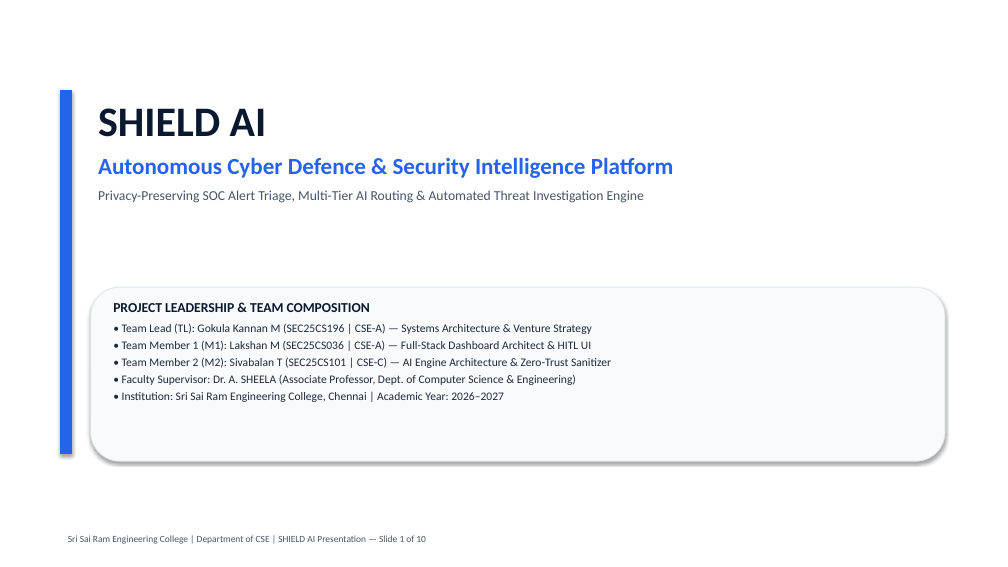
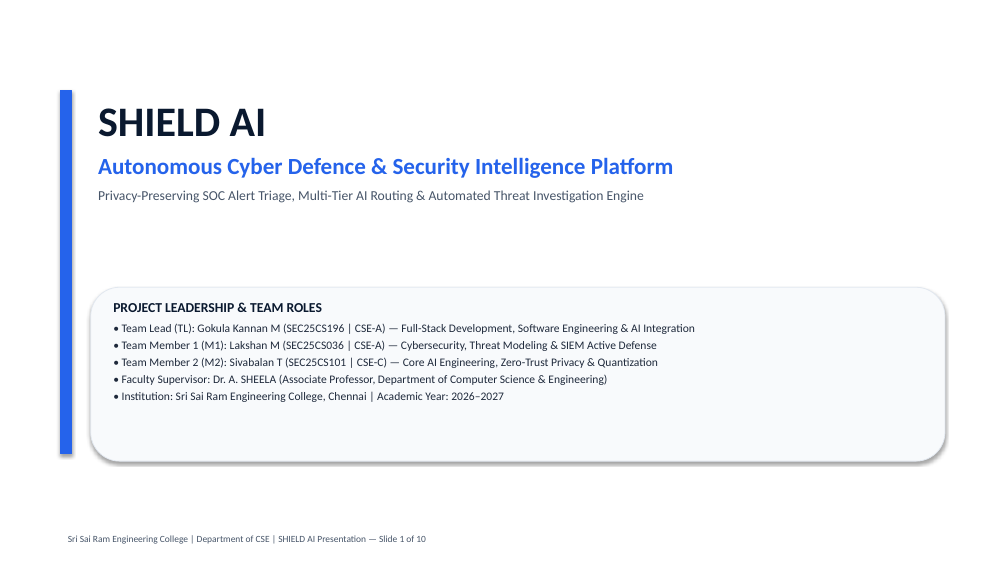
Before and after one commit to siva2526k-art/SENTINEL, a slide deck: slide 1 of docs/SHIELD_AI_Master_Presentation.pptx. Drawn at 1008x567 pixels with LibreOffice and Linux fonts; fonts in the diff are those of the drawing. Boxes give left, top, right and bottom in pixels: in the first picture for what was removed or moved away, otherwise in the second. Text is boxed around its words. In the diff, an @@ line names an element or a change of style, - is before the commit and + after.

Commit message:
docs(ppt): update role distribution across Team Lead (Full-Stack/Software/AI) and Team Members (Cyber & AI streams)

```diff
--- a/docs/SHIELD_AI_Master_Presentation.pptx
+++ b/docs/SHIELD_AI_Master_Presentation.pptx
@@ text at (113,303,695,385): text changed @@
-PROJECT LEADERSHIP & TEAM COMPOSITION
-• Team Lead (TL): Gokula Kannan M (SEC25CS196 | CSE-A) — Systems Architecture & Venture Strategy
-• Team Member 1 (M1): Lakshan M (SEC25CS036 | CSE-A) — Full-Stack Dashboard Architect & HITL UI
-• Team Member 2 (M2): Sivabalan T (SEC25CS101 | CSE-C) — AI Engine Architecture & Zero-Trust Sanitizer
-• Faculty Supervisor: Dr. A. SHEELA (Associate Professor, Dept. of Computer Science & Engineering)
+PROJECT LEADERSHIP & TEAM ROLES
+• Team Lead (TL): Gokula Kannan M (SEC25CS196 | CSE-A) — Full-Stack Development, Software Engineering & AI Integration
+• Team Member 1 (M1): Lakshan M (SEC25CS036 | CSE-A) — Cybersecurity, Threat Modeling & SIEM Active Defense
+• Team Member 2 (M2): Sivabalan T (SEC25CS101 | CSE-C) — Core AI Engineering, Zero-Trust Privacy & Quantization
+• Faculty Supervisor: Dr. A. SHEELA (Associate Professor, Department of Computer Science & Engineering)
```
Also in this commit, not shown: 1 other slide changed, 1 other file.
